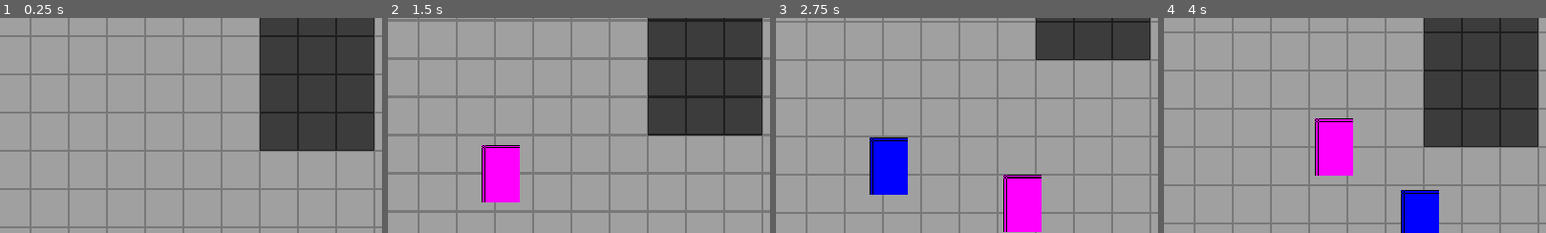
Above: before the commit, frames 1-4 (left to right).
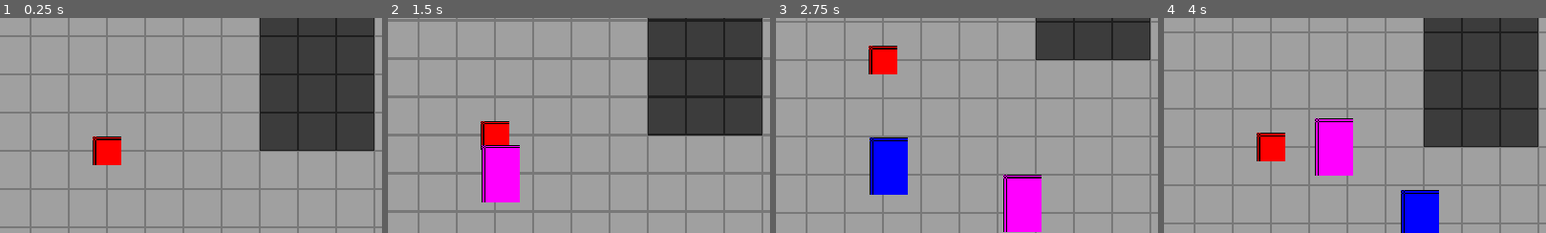
Above: after the commit, the same moments.

Repository: styfCaballero91/demake-ff13-demo
Game: Godot game, scene res://niveles/pasillo_prueba/pasillo_prueba.tscn
The game is run twice, just before and just after one commit, with the same random seed, the same clock (stepped at 60 frames per second) and the same inputs. This scene is started directly instead of the project's main scene.
Inputs:
- Up to frame 1 (0.25 s): no input
- Up to frame 2 (1.5 s): tap Enter at 0.5 s; hold D (mover_derecha) 0.53-1.28 s; hold Space (interactuar) 0.53-1.28 s; hold S (mover_abajo) from 1.28 s (still down); tap Space (interactuar) at 1.35 s
- Up to frame 3 (2.75 s): release S (mover_abajo) at 2.03 s; hold D (mover_derecha) from 2.03 s (still down); hold Space (interactuar) from 2.03 s (still down)
- Up to frame 4 (4 s): release D (mover_derecha) at 2.78 s; release Space (interactuar) at 2.78 s; hold W (mover_arriba) 2.78-3.53 s; tap Space (interactuar) at 2.85 s; hold A (mover_izquierda) from 3.53 s (still down); hold Space (interactuar) from 3.53 s (still down)
The pictures show only the part of the screen within x 11-61%, y 19-69%; the shares and areas given below are measured in that part.

The runs differ from the first frame. In frame 1, 1.0% of the frame differs, in the area x 24-32%, y 55-69%; in frame 2, 0.8%; in frame 3, 1.0%; in frame 4, 1.0%.

Commit message:
V.0.7 bloque a del punto 5 completado: esferas con objeto probadas

Diff:
--- /dev/null
+++ b/interactuables/esfera_objeto/esfera_objeto.gd
@@ -0,0 +1,20 @@
+class_name ItemOrb
+extends Interactable
+
+# Id del objeto que contiene la esfera
+@export var item_id: String = ""
+
+# Cantidad de unidades que se agregan al inventario
+@export var amount: int = 1
+
+# Nombre de la bandera que recuerda que la esfera ya fue recogida (único por esfera)
+@export var flag_name: String = ""
+
+func interact() -> void:
+	# No hace nada si la esfera ya fue recogida
+	if EstadoGlobal.get_flag(flag_name):
+		return
+
+	# Agrega el objeto al inventario y recuerda que la esfera fue recogida
+	EstadoGlobal.add_item(item_id, amount)
+	EstadoGlobal.set_flag(flag_name)
--- /dev/null
+++ b/interactuables/esfera_objeto/esfera_objeto.tscn
@@ -0,0 +1,21 @@
+[gd_scene format=3 uid="uid://cbculph0h3jwp"]
+
+[ext_resource type="Script" uid="uid://cxmfo6kd0wwb" path="res://interactuables/esfera_objeto/esfera_objeto.gd" id="1_fj804"]
+
+[sub_resource type="RectangleShape2D" id="RectangleShape2D_abpqg"]
+size = Vector2(24, 24)
+
+[sub_resource type="PlaceholderTexture2D" id="PlaceholderTexture2D_abpqg"]
+size = Vector2(24, 24)
+
+[node name="EsferaObjeto" type="Area2D" unique_id=1831552180]
+collision_layer = 8
+collision_mask = 0
+script = ExtResource("1_fj804")
+
+[node name="FormaColision" type="CollisionShape2D" parent="." unique_id=696651408]
+shape = SubResource("RectangleShape2D_abpqg")
+
+[node name="MarcadorVisual" type="Sprite2D" parent="." unique_id=1279813626]
+modulate = Color(1, 1, 0, 1)
+texture = SubResource("PlaceholderTexture2D_abpqg")
--- a/niveles/pasillo_prueba/pasillo_prueba.tscn
+++ b/niveles/pasillo_prueba/pasillo_prueba.tscn
@@ -2,6 +2,7 @@
 
 [ext_resource type="PackedScene" uid="uid://dfib1v64ewo4a" path="res://actores/jugador/jugador.tscn" id="1_jhrqs"]
 [ext_resource type="TileSet" uid="uid://dakvsm0tsb5ji" path="res://niveles/pasillo_prueba/conjunto_tiles_pasillo.tres" id="2_b3ivy"]
+[ext_resource type="PackedScene" uid="uid://cbculph0h3jwp" path="res://interactuables/esfera_objeto/esfera_objeto.tscn" id="2_hxydi"]
 [ext_resource type="PackedScene" uid="uid://o0sw3op6vwft" path="res://actores/seguidor/seguidor.tscn" id="3_1hahj"]
 
 [node name="PasilloPrueba" type="Node2D" unique_id=965386833]
@@ -9,6 +10,11 @@
 [node name="CapaPasillo" type="TileMapLayer" parent="." unique_id=1484682847]
 tile_map_data = PackedByteArray("AAABAAEAAAAAAAAAAAABAAIAAAAAAAAAAAABAAMAAAAAAAAAAAABAAQAAAAAAAAAAAABAAUAAAAAAAAAAAABAA …(11184 unchanged characters)…
 tile_set = ExtResource("2_b3ivy")
+
+[node name="EsferaObjeto" parent="." unique_id=1831552180 instance=ExtResource("2_hxydi")]
+position = Vector2(160, 192)
+item_id = "objeto_prueba"
+flag_name = "esfera_prueba_1_recogida"
 
 [node name="Jugador" parent="." unique_id=879637461 instance=ExtResource("1_jhrqs")]
 position = Vector2(48, 192)
Not shown, added: interactuables/esfera_objeto/esfera_objeto.gd.uid
